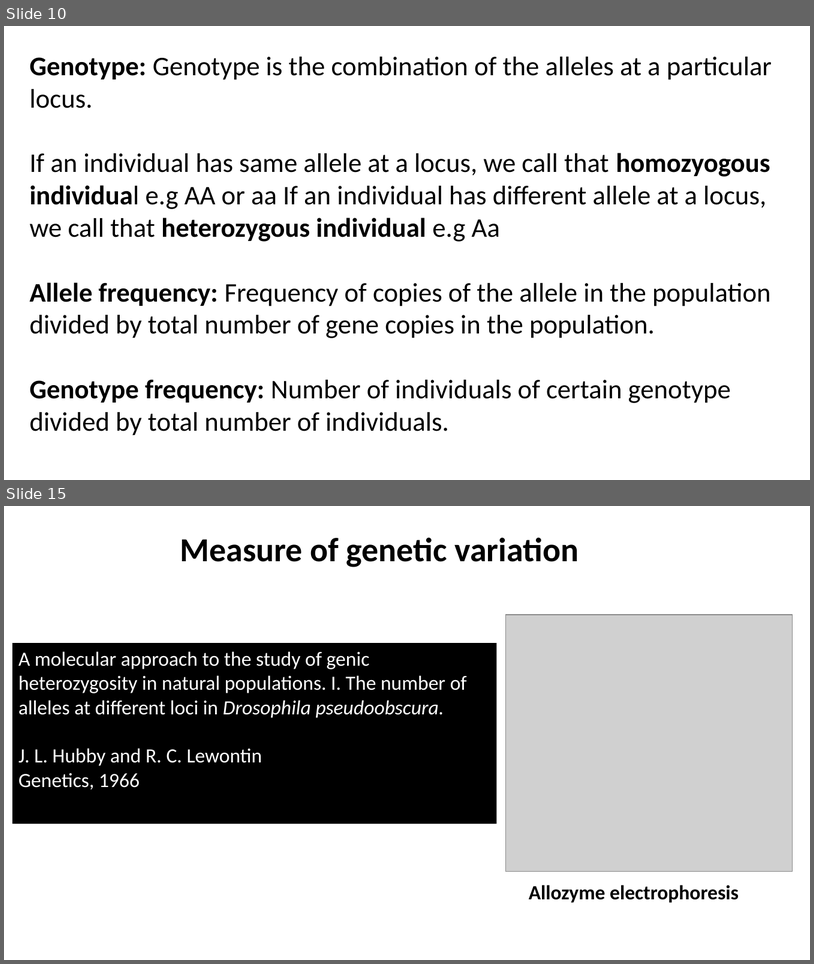
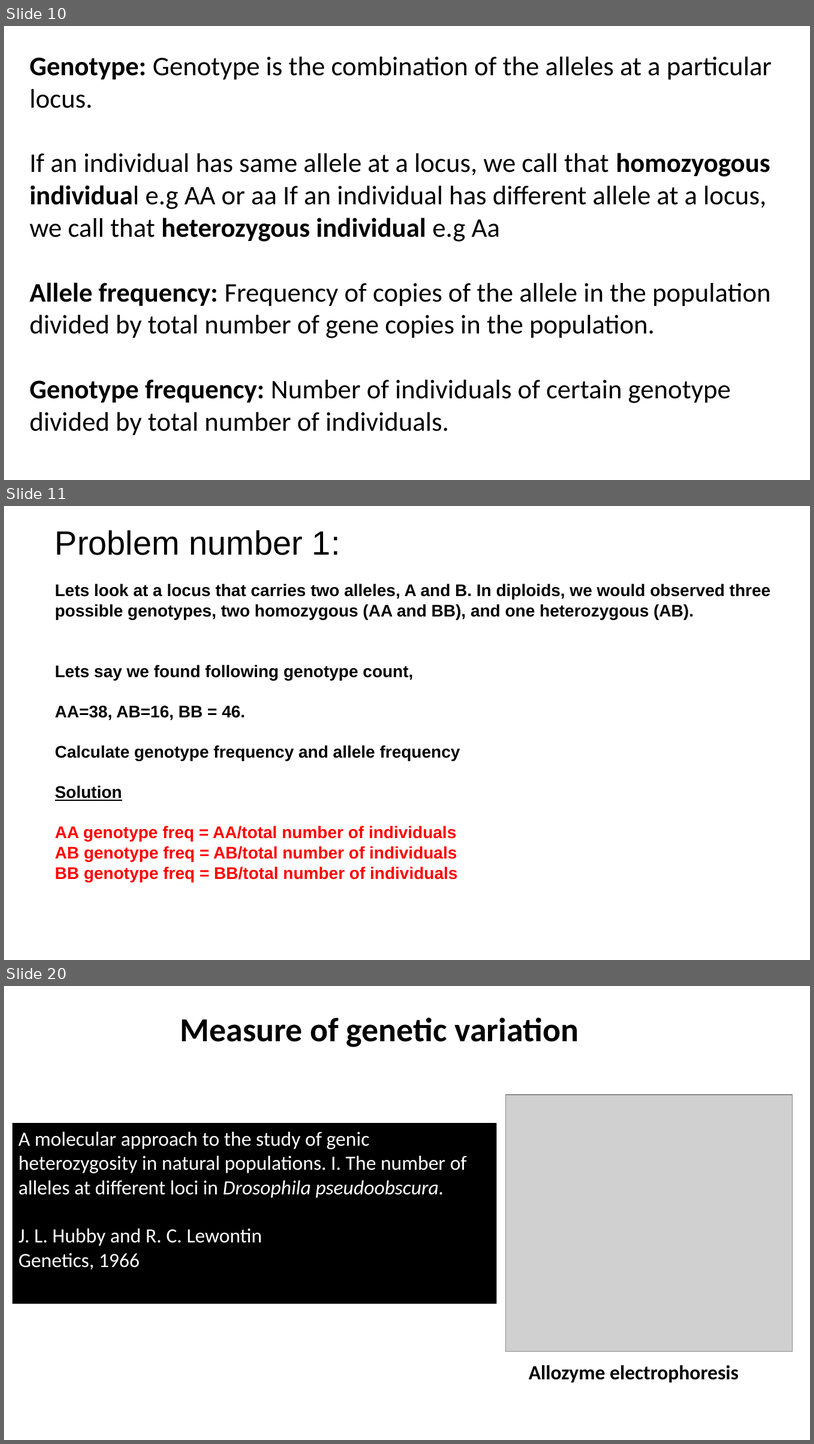
Before and after one commit to shankarkshakya/geppopgen, a slide deck: New Microsoft PowerPoint Presentation.pptx. Shown one above the other, each under a label of ours: slides 10 and 15 before the commit, slides 10, 11 and 20 after it; the slides between them are not shown. The pictures are 814x964 and 814x1444 pixels, drawn with LibreOffice and Linux fonts; fonts in the diff are those of the drawing; grey boxes stand for pictures. Boxes give left, top, right and bottom in pixels: in the first picture for what was removed or moved away, otherwise in the second. Text is boxed around its words. In the diff, an @@ line names an element or a change of style, - is before the commit and + after.

```diff
--- a/New Microsoft PowerPoint Presentation.pptx
+++ b/New Microsoft PowerPoint Presentation.pptx
@@ slide 11 added at (x1=4, y1=506, x2=810, y2=960), background #FFFFFF @@
@@ text added at (x1=55, y1=530, x2=771, y2=882), 20 pt, text #000000, bold @@
+Problem number 1:
+Lets look at a locus that carries two alleles, A and B. In diploids, we would observed three possible genotypes, two homozygous (AA and BB), and one heterozygous (AB).
+Lets say we found following genotype count,
+AA=38, AB=16, BB = 46.
+Calculate genotype frequency and allele frequency
+Solution
+AA genotype freq = AA/total number of individuals
+AB genotype freq = AB/total number of individuals
+BB genotype freq = BB/total number of individuals
@@ what was slide 15 is now slide 20 @@
```
Also in this commit, not shown: 6 slides changed, 7 other slides added, 3 slides removed, 16 other files.
